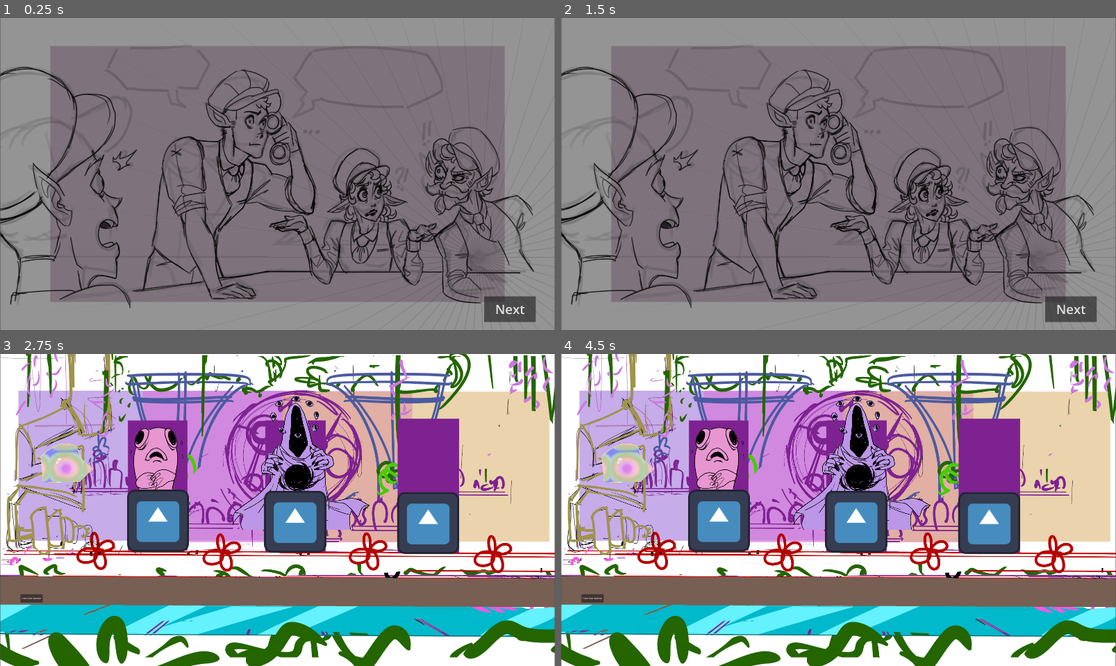
Above: before the commit, frames 1-4 (two rows, left to right).
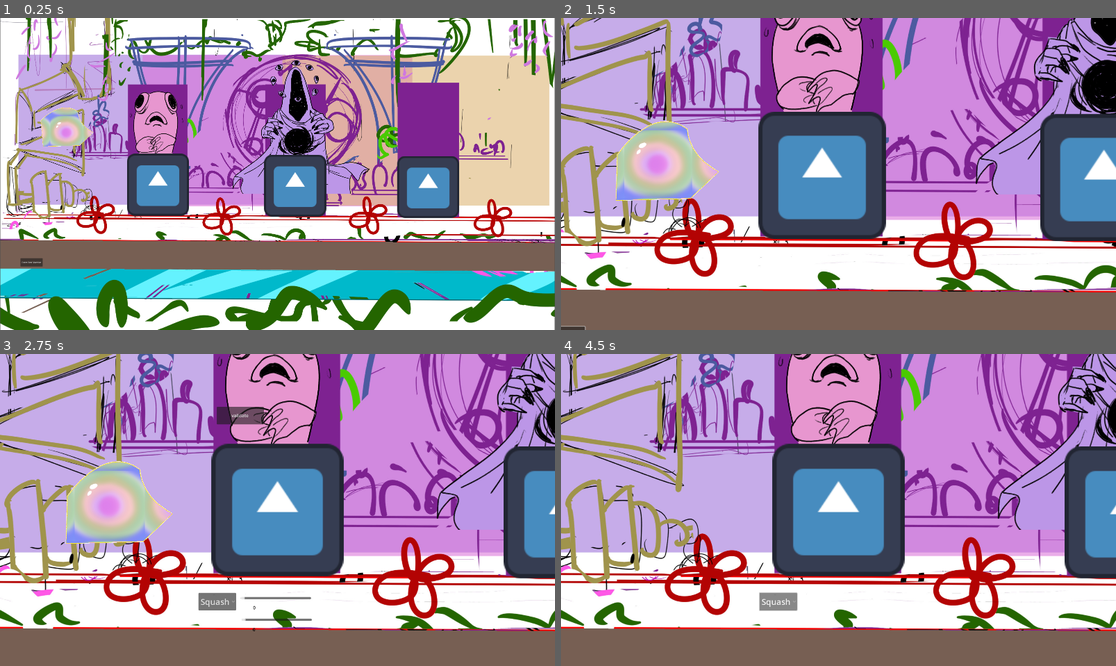
Above: after the commit, the same moments.

Repository: CorentinSerrie/BubbleFactory
Game: Godot game, scene res://factory.tscn
Two runs of this game, one before a commit and one after it. Both use one fixed random seed, a clock stepped at 60 frames per second and the inputs below. This scene is started directly instead of the project's main scene. The engine's default icon, where the game draws it, is replaced by a stand-in: a white triangle on a blue panel in a dark square.
Inputs (mouse positions are in pixels of both pictures, inside the frame that each line leads up to):
- Up to frame 1 (0.25 s): no input
- Up to frame 2 (1.5 s): click "Enter First Machine" at 0.5 s; click (594, 261) at 1.25 s, where only the run before the commit has a clickable "Enter First Machine"
- Up to frame 3 (2.75 s): click (510, 644) at 2 s, where only the run before the commit has a clickable "Next"
- Up to frame 4 (4.5 s): click (799, 416) at 2.75 s, where only the run after the commit has a clickable "validate"; click (777, 600) at 3.5 s, where only the run after the commit has a clickable "Squash"; click (777, 600) at 4.25 s, where only the run after the commit has a clickable "Squash"

The runs differ from the first frame. In frame 1, 99% of the frame differs, in the area x 0-100%, y 0-100%; in frame 2, 99%; in frame 3, 92%; in frame 4, 90%.

Commit message:
restart button

Diff:
--- a/factory.gd
+++ b/factory.gd
@@ -15,12 +15,23 @@
 var current_machine:int = 0
 
 var circle_edge_count : int = 100
+var initial_bubble:SS2D_Shape
 
 # Called when the node enters the scene tree for the first time.
 func _ready() -> void:
 	outro_panel.visible = false
 	button.pressed.connect(OnButtonPressed)
+	initial_bubble = bubble.duplicate()
 	pass # Replace with function body.
+
+func Restart() -> void:
+	outro_panel.visible = false
+	current_machine = 0
+	bubble.queue_free()
+	bubble = initial_bubble.duplicate()
+	add_child(bubble)
+	move_child(bubble, 2)
+
 
 func OnButtonPressed() -> void:
 	EnterMachine(current_machine)
--- a/factory.tscn
+++ b/factory.tscn
@@ -27,6 +27,10 @@
 position = Vector2(-948, -380)
 texture = ExtResource("2_n4ilt")
 
+[node name="Entity" type="Sprite2D" parent="."]
+position = Vector2(167, -386)
+texture = ExtResource("6_ibmwj")
+
 [node name="SS2D_Shwape_Closed2" parent="." instance=ExtResource("2_qchq2")]
 position = Vector2(-1635, -322)
 
@@ -52,10 +56,6 @@
 
 [node name="camera_position" type="Node2D" parent="machine_1"]
 
-[node name="Entity" type="Sprite2D" parent="."]
-position = Vector2(167, -386)
-texture = ExtResource("6_ibmwj")
-
 [node name="machine_2" type="Node2D" parent="." node_paths=PackedStringArray("entrance_position", "exit_position", "camera_position", "machine_ui")]
 position = Vector2(137, 91)
 script = ExtResource("1_ccy0d")
@@ -162,7 +162,17 @@
 [node name="circle_center" type="Node2D" parent="ui/outro_panel"]
 position = Vector2(2895, 1003)
 
+[node name="Button2" type="Button" parent="ui/outro_panel"]
+layout_mode = 0
+offset_left = 3753.0
+offset_top = 2159.0
+offset_right = 4153.0
+offset_bottom = 2359.0
+theme_override_font_sizes/font_size = 100
+text = "Restart"
+
 [node name="intro_panel" type="TextureRect" parent="ui"]
+visible = false
 layout_mode = 0
 offset_left = -2150.0
 offset_top = -1210.0
@@ -186,4 +196,5 @@
 [node name="Camera2D" type="Camera2D" parent="."]
 zoom = Vector2(0.446, 0.446)
 
+[connection signal="pressed" from="ui/outro_panel/Button2" to="." method="Restart"]
 [connection signal="pressed" from="ui/intro_panel/Button" to="ui/intro_panel" method="hide"]
